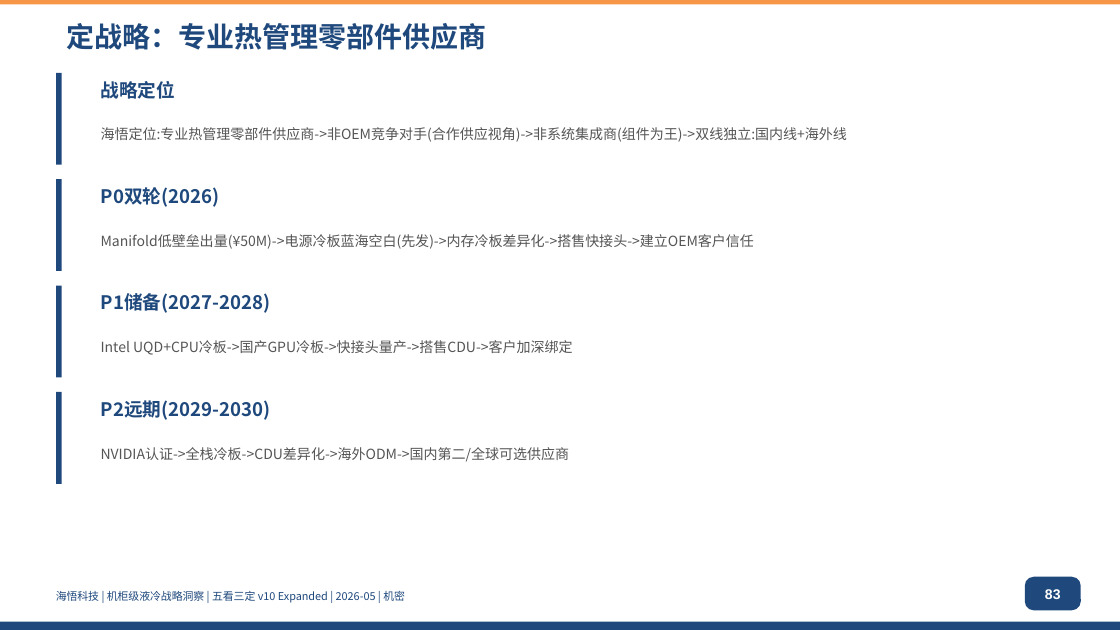
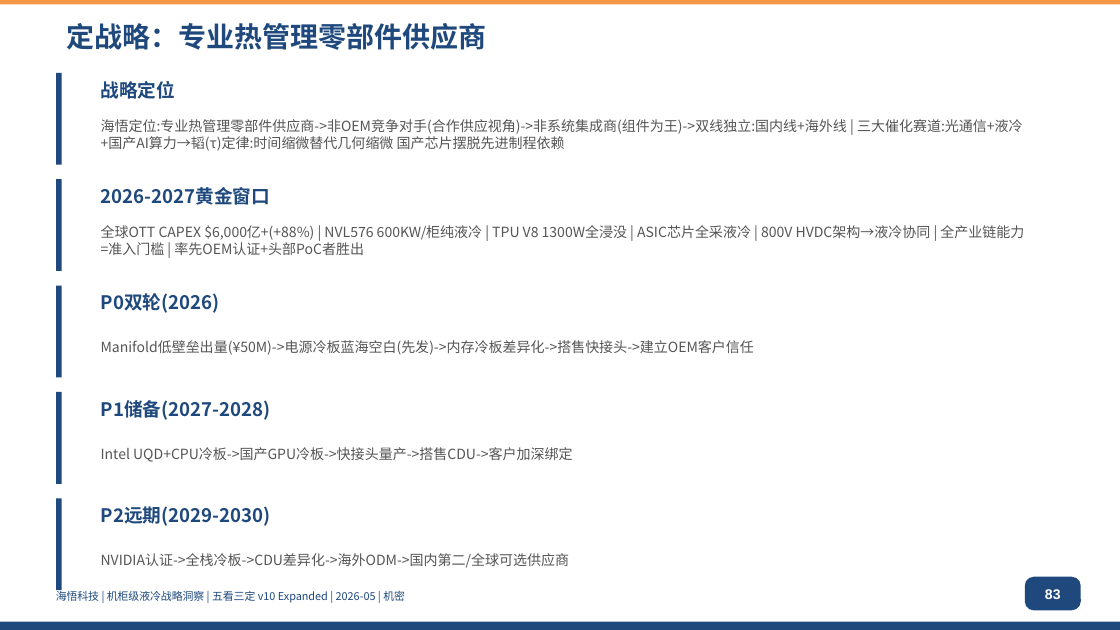
Before and after one commit to marshall9900/liquid-cooling-ecosystem, a slide deck: slide 83 of analysis/liquid-cooling/ppt/v9-expanded-r4/output/海悟液冷五看三定-v9-Expanded-R4.pptx. Drawn at 1120x630 pixels with LibreOffice and Linux fonts; fonts in the diff are those of the drawing. Boxes give left, top, right and bottom in pixels: in the first picture for what was removed or moved away, otherwise in the second. Text is boxed around its words. In the diff, an @@ line names an element or a change of style, - is before the commit and + after.

Commit message:
feat: PPT双版数据刷新 2026-05-30 — 市场规模/CAPEX/功率/战略框架更新(v10+R4)
v10-compact (11 slides modified):
- s001/s002/s076: 封面+目录+致谢 刷新日期
- s004: GPU功耗表 新增NVL576 600KW+TPU V8 1300W
- s005: 单柜功率峰值 400kW→600kW
- s007: OTT CAPEX $5,000亿→$6,000亿 补充中国液冷市场¥1300亿
- s008: 一看章节源标注刷新
- s013: OTT总结 补充Google TPU V8+Anthropic $36B融资
- s017: 昇腾芯片 insight行补充TPU V8 1300W参考
- s029: TAM/SAM 补充中国液冷服务器$23.7亿→¥162亿
- s031: 全球DC标杆 Google TPU V7→V7/V8 补充融资数据
- s037/s047: 竞争全景+总结 全产业链能力→准入门槛
- s063: 定战略 新增韬(τ)定律+三大催化赛道+黄金窗口
- s075: 核心结论 市场数据刷新+韬定律+三大催化赛道

v9-expanded-r4 (12 slides modified):
- s001/s002/s003/s005/s008: 封面+目录+方法论+市场+章节页 刷新
- s004: GPU功耗表 同v10
- s007: 一看小结 同v10
- s018: OTT总结 同v10 s013
- s022: 昇腾芯片 同v10 s017
- s042: TAM/SAM 同v10 s029
- s044: 全球DC标杆 同v10 s031
- s051: 竞争全景 同v10 s037
- s069: 三看总结 同v10 s047
- s083: 定战略 同v10 s063
- s087: 战略定位深度 三大催化赛道+窗口
- s100: 核心结论 同v10 s075

编译结果: ✅ v10-compact 3.4MB ✅ v9-expanded-r4 4.1MB

```diff
--- a/analysis/liquid-cooling/ppt/v9-expanded-r4/output/海悟液冷五看三定-v9-Expanded-R4.pptx
+++ b/analysis/liquid-cooling/ppt/v9-expanded-r4/output/海悟液冷五看三定-v9-Expanded-R4.pptx
@@ text at (101,119,1023,151): text changed @@
-海悟定位:专业热管理零部件供应商->非OEM竞争对手(合作供应视角)->非系统集成商(组件为王)->双线独立:国内线+海外线
+海悟定位:专业热管理零部件供应商->非OEM竞争对手(合作供应视角)->非系统集成商(组件为王)->双线独立:国内线+海外线 | 三大催化赛道:光通信+液冷+国产AI算力→韬(τ)定律:时间缩微替代几何缩微 国产芯片摆脱先进制程依赖
@@ text at (101,187,271,205): text changed @@
-P0双轮(2026)
+2026-2027黄金窗口
@@ text at (101,225,1024,255): text changed @@
-Manifold低壁垒出量(¥50M)->电源冷板蓝海空白(先发)->内存冷板差异化->搭售快接头->建立OEM客户信任
+全球OTT CAPEX $6,000亿+(+88%) | NVL576 600KW/柜纯液冷 | TPU V8 1300W全浸没 | ASIC芯片全采液冷 | 800V HVDC架构→液冷协同 | 全产业链能力=准入门槛 | 率先OEM认证+头部PoC者胜出
@@ text at (101,293,220,313): text changed @@
-P1储备(2027-2028)
+P0双轮(2026)
@@ text at (101,340,754,355): text changed @@
-Intel UQD+CPU冷板->国产GPU冷板->快接头量产->搭售CDU->客户加深绑定
+Manifold低壁垒出量(¥50M)->电源冷板蓝海空白(先发)->内存冷板差异化->搭售快接头->建立OEM客户信任
@@ text at (101,400,271,420): text changed @@
-P2远期(2029-2030)
+P1储备(2027-2028)
@@ text at (101,447,573,462): text changed @@
-NVIDIA认证->全栈冷板->CDU差异化->海外ODM->国内第二/全球可选供应商
+Intel UQD+CPU冷板->国产GPU冷板->快接头量产->搭售CDU->客户加深绑定
@@ rectangle added at (56,498,62,590), fill #1F497D @@
@@ text added at (101,506,271,526), 12 pt, text #1F497D, bold @@
+P2远期(2029-2030)
@@ text added at (101,553,570,568), 9 pt, text #555555 @@
+NVIDIA认证->全栈冷板->CDU差异化->海外ODM->国内第二/全球可选供应商
```
Also in this commit, not shown: 10 other slides changed, 32 other files.
